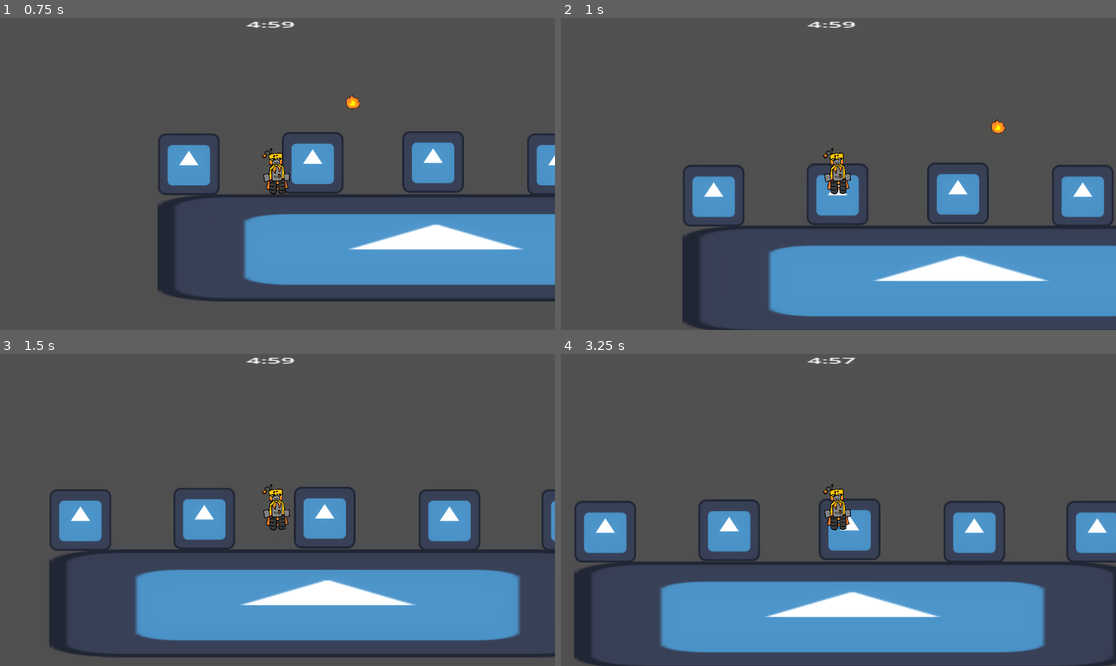
Above: before the commit, frames 1-4 (two rows, left to right).
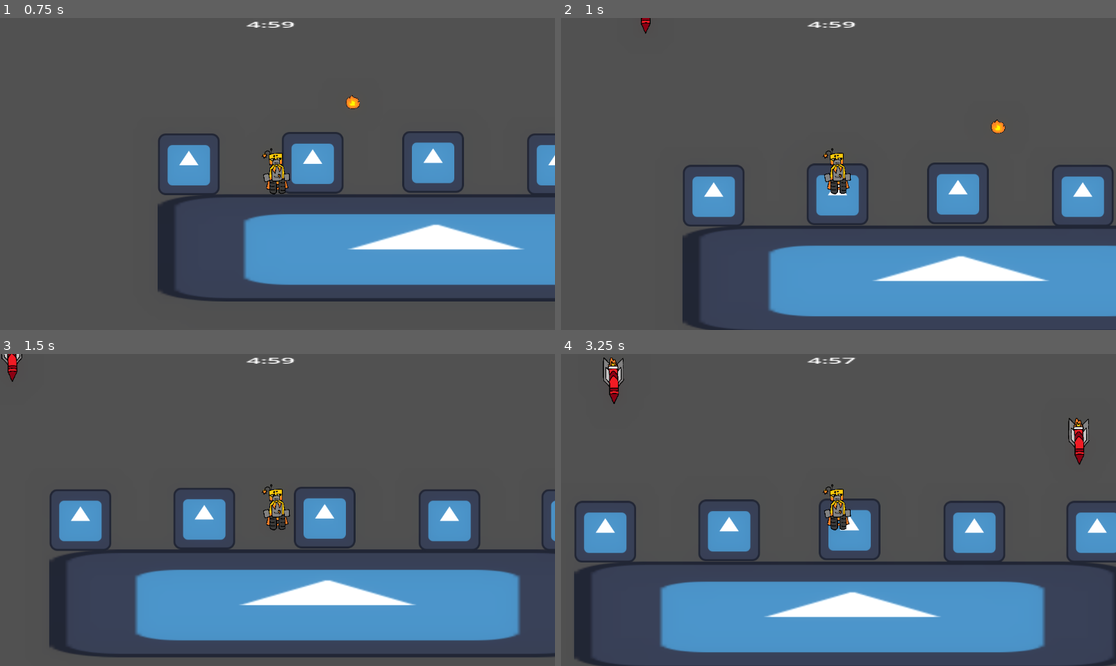
Above: after the commit, the same moments.

Repository: GeirlanthArchivest/oops--i-maybe-did-it-again
Game: Godot game, scene res://Scenes/main_level.tscn
The game is run twice, just before and just after one commit, with the same random seed, the same clock (stepped at 60 frames per second) and the same inputs. The engine's default icon, where the game draws it, is replaced by a stand-in: a white triangle on a blue panel in a dark square.
Inputs (mouse positions are in pixels of both pictures, inside the frame that each line leads up to):
- Up to frame 1 (0.75 s): tap Enter (shoot) at 0.5 s; move the mouse to (399, 158) at 0.52 s; hold Right (move_right) from 0.53 s (still down); hold Enter (shoot) from 0.53 s (still down)
- Up to frame 2 (1 s): keep holding Right (move_right); keep holding Enter (shoot); tap Space (jump) at 0.77 s
- Up to frame 3 (1.5 s): keep holding Right (move_right); move the mouse to (166, 525) at 1.27 s; release Enter (shoot) at 1.28 s; tap Enter (shoot) at 1.35 s
- Up to frame 4 (3.25 s): tap Space (jump) at 1.52, 3.02 s; move the mouse to (894, 441) at 2.02 s; release Right (move_right) at 2.03 s; hold Left (move_left) 2.03-2.78 s; hold Enter (shoot) 2.03-2.78 s; move the mouse to (810, 572) at 2.77 s; hold Right (move_right) from 2.78 s (still down); tap Enter (shoot) at 2.85 s

Frame 1 is identical in both runs. In frame 2, less than 0.1% of the frame differs, in the area x 14-17%, y 0-6%; in frame 3, 0.2%; in frame 4, 0.7%, in the area x 7-96%, y 1-36%.

Commit message:
missiles fall regardless of player movement

Diff:
--- a/oops!-i-maybe-did-it-again/Scenes/main_level.tscn
+++ b/oops!-i-maybe-did-it-again/Scenes/main_level.tscn
@@ -68,43 +68,11 @@
 one_shot = true
 autostart = true
 
-[node name="Spawnpointmaster" type="Node2D" parent="Camera2D"]
-
-[node name="Spawnpoint" type="Marker2D" parent="Camera2D/Spawnpointmaster" groups=["spawn"]]
-position = Vector2(-577, -324)
-
-[node name="Spawnpoint2" type="Marker2D" parent="Camera2D/Spawnpointmaster" groups=["spawn"]]
-position = Vector2(-499, -324)
-
-[node name="Spawnpoint3" type="Marker2D" parent="Camera2D/Spawnpointmaster" groups=["spawn"]]
-position = Vector2(-413, -324)
-
-[node name="Spawnpoint4" type="Marker2D" parent="Camera2D/Spawnpointmaster" groups=["spawn"]]
-position = Vector2(-338, -324)
-
-[node name="Spawnpoint5" type="Marker2D" parent="Camera2D/Spawnpointmaster" groups=["spawn"]]
-position = Vector2(-260, -324)
-
-[node name="Spawnpoint6" type="Marker2D" parent="Camera2D/Spawnpointmaster" groups=["spawn"]]
-position = Vector2(-174, -324)
-
-[node name="Spawnpoint7" type="Marker2D" parent="Camera2D/Spawnpointmaster" groups=["spawn"]]
-position = Vector2(91, -324)
-
-[node name="Spawnpoint8" type="Marker2D" parent="Camera2D/Spawnpointmaster" groups=["spawn"]]
-position = Vector2(169, -324)
-
-[node name="Spawnpoint9" type="Marker2D" parent="Camera2D/Spawnpointmaster" groups=["spawn"]]
-position = Vector2(255, -324)
-
-[node name="Spawnpoint10" type="Marker2D" parent="Camera2D/Spawnpointmaster" groups=["spawn"]]
-position = Vector2(330, -324)
-
-[node name="Spawnpoint11" type="Marker2D" parent="Camera2D/Spawnpointmaster" groups=["spawn"]]
-position = Vector2(408, -324)
-
-[node name="Spawnpoint12" type="Marker2D" parent="Camera2D/Spawnpointmaster" groups=["spawn"]]
-position = Vector2(494, -324)
+[node name="SpawnArea" type="ReferenceRect" parent="Camera2D"]
+offset_left = -574.0
+offset_top = -367.0
+offset_right = 580.0
+offset_bottom = -327.0
 
 [node name="StaticBody2D" type="StaticBody2D" parent="." groups=["Floor"]]
 position = Vector2(576, 449)
@@ -112,7 +80,7 @@
 collision_mask = 3
 
 [node name="CollisionShape2D" type="CollisionShape2D" parent="StaticBody2D" groups=["Floor"]]
-scale = Vector2(24.92, 18.88)
+scale = Vector2(9.280002, 7.025512)
 shape = SubResource("WorldBoundaryShape2D_q2fht")
 
 [node name="Sprite2D" type="Sprite2D" parent="StaticBody2D"]
--- a/oops!-i-maybe-did-it-again/Scripts/Level.gd
+++ b/oops!-i-maybe-did-it-again/Scripts/Level.gd
@@ -3,7 +3,6 @@
 var building = preload("res://Scenes/building.tscn")
 var missile_path = preload("res://Scenes/missile.tscn")
 @onready var camera = $Camera2D
-@onready var masterSP = $Camera2D/Spawnpointmaster
 
 func _ready():
 	Global.node_creation_parent = self
@@ -13,15 +12,18 @@
 
 func _process(_delta: float) -> void:
 	camera.position = Global.player.global_position
-	masterSP.position = Global.player.global_position
 
 func _on_timer_timeout() -> void:
 	get_tree().reload_current_scene()
 
-#func _on_missile_timer_timeout() -> void:
-	#var missile = missile_path.instantiate()
-	#add_child(missile)
-	#missile.position = $Spawn.position
+func _on_missile_timer_timeout() -> void:
+	var missile = missile_path.instantiate()
+	add_child(missile)
+
+	var area = $Camera2D/SpawnArea
+	var random_offset = Vector2(randf_range(0, area.size.x), randf_range(0, area.size.y))
+	missile.global_position = area.global_position + random_offset
+
 	#
 	#var nodes = get_tree().get_nodes_in_group("spawn")
 	#var node = nodes[randi() % nodes.size()]
